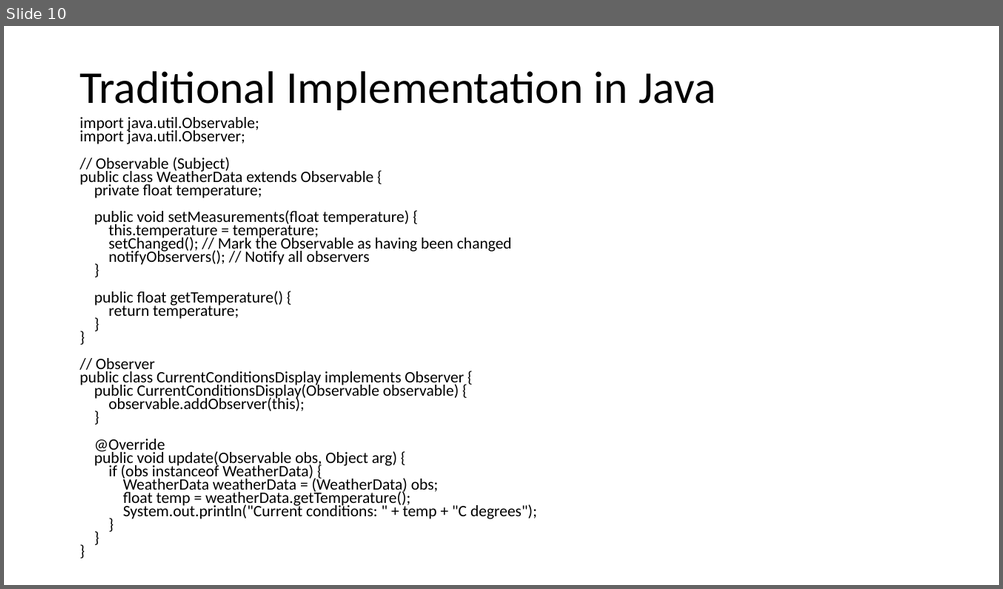
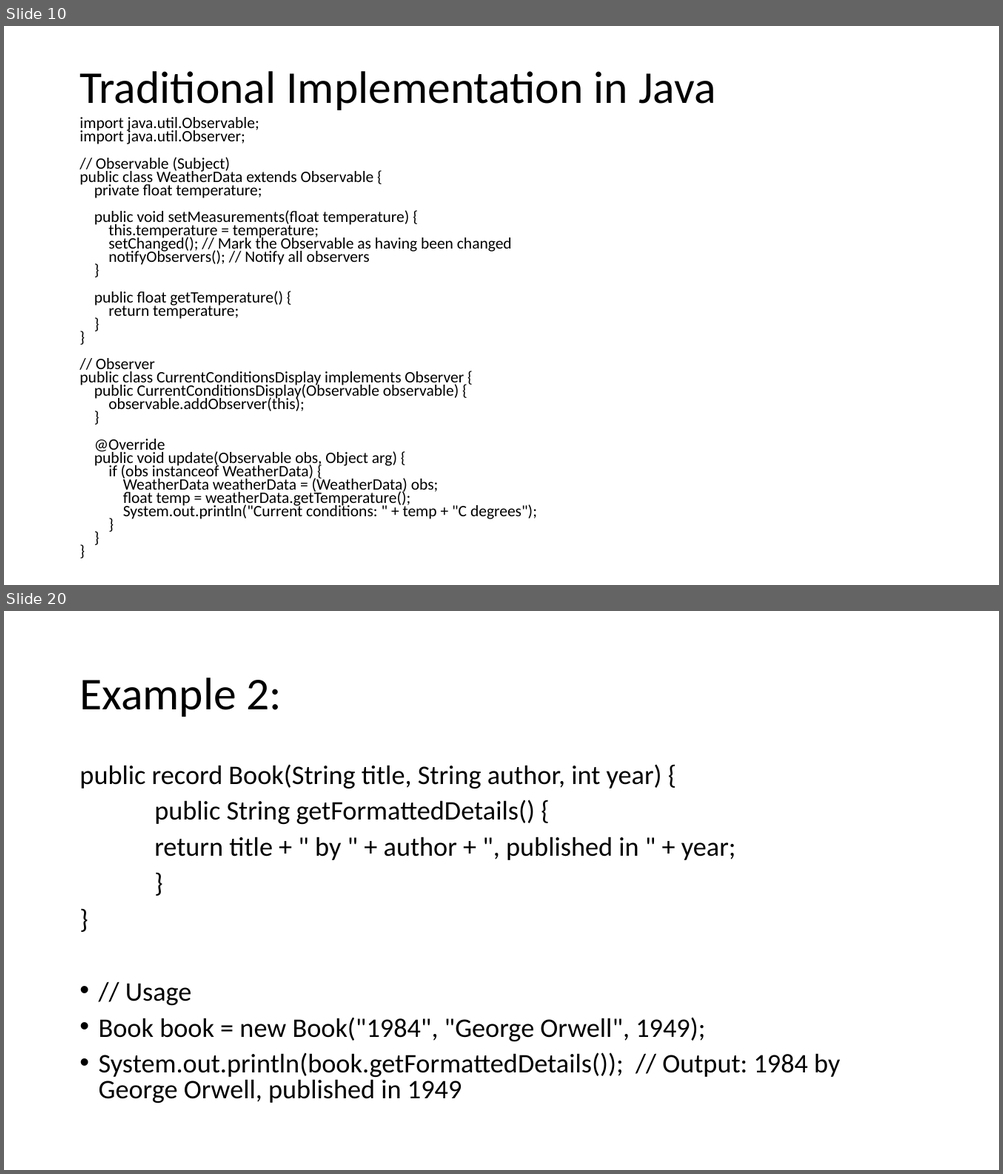
Before and after one commit to ChenTheInstructor/CSE248, a slide deck: Observer Design Pattern.pptx. Shown one above the other, each under a label of ours: slide 10 before the commit, slides 10 and 20 after it; the slides between them are not shown. The pictures are 1003x589 and 1003x1174 pixels, drawn with LibreOffice and Linux fonts; fonts in the diff are those of the drawing. Boxes give left, top, right and bottom in pixels: in the first picture for what was removed or moved away, otherwise in the second. Text is boxed around its words. In the diff, an @@ line names an element or a change of style, - is before the commit and + after.

```diff
--- a/Observer Design Pattern.pptx
+++ b/Observer Design Pattern.pptx
@@ slide 20 added at [4, 611, 999, 1170], background #FFFFFF @@
@@ title added at [79, 678, 282, 717], 44 pt, text #000000 @@
+Example 2:
@@ text added at [79, 764, 839, 1104], 25.9 pt, text #000000 @@
+public record Book(String title, String author, int year) {
+public String getFormattedDetails() {
+return title + " by " + author + ", published in " + year;
+}
+}
+• // Usage
+• Book book = new Book("1984", "George Orwell", 1949);
+• System.out.println(book.getFormattedDetails()); // Output: 1984 by George Orwell, published in 1949
```
Also in this commit, not shown: 1 slide changed, 22 other slides added, 4 other files.
